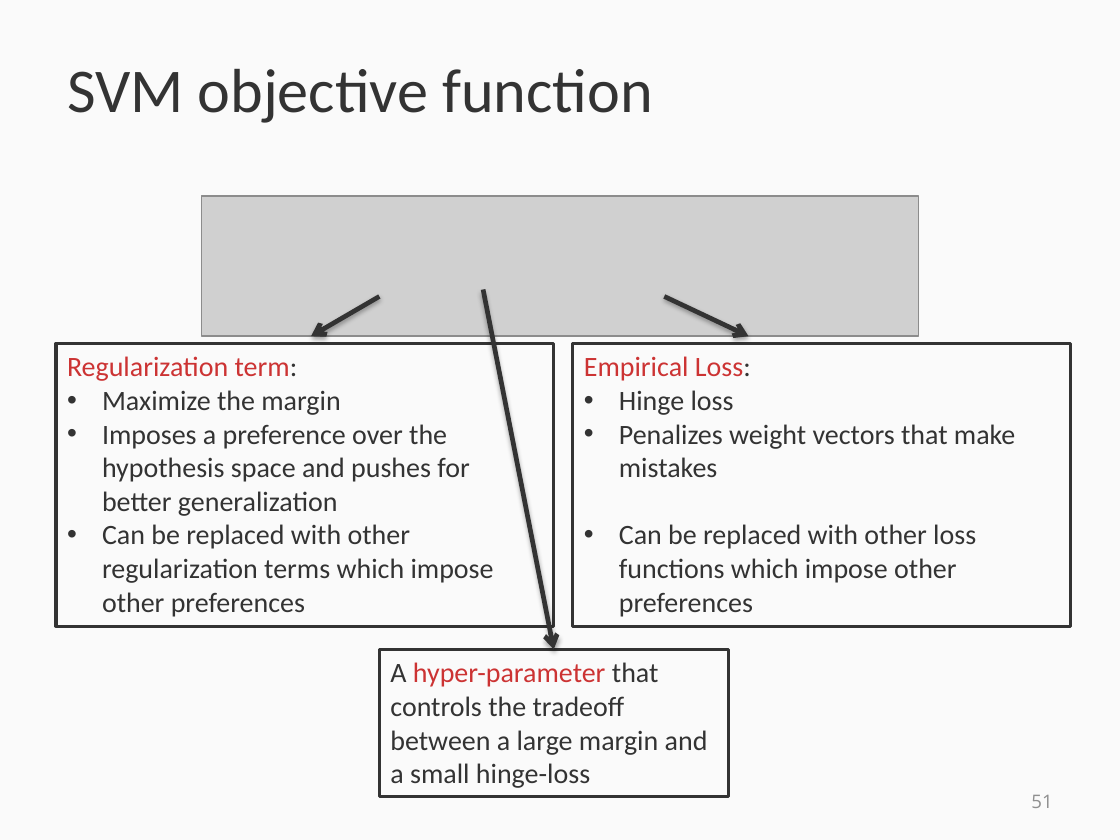
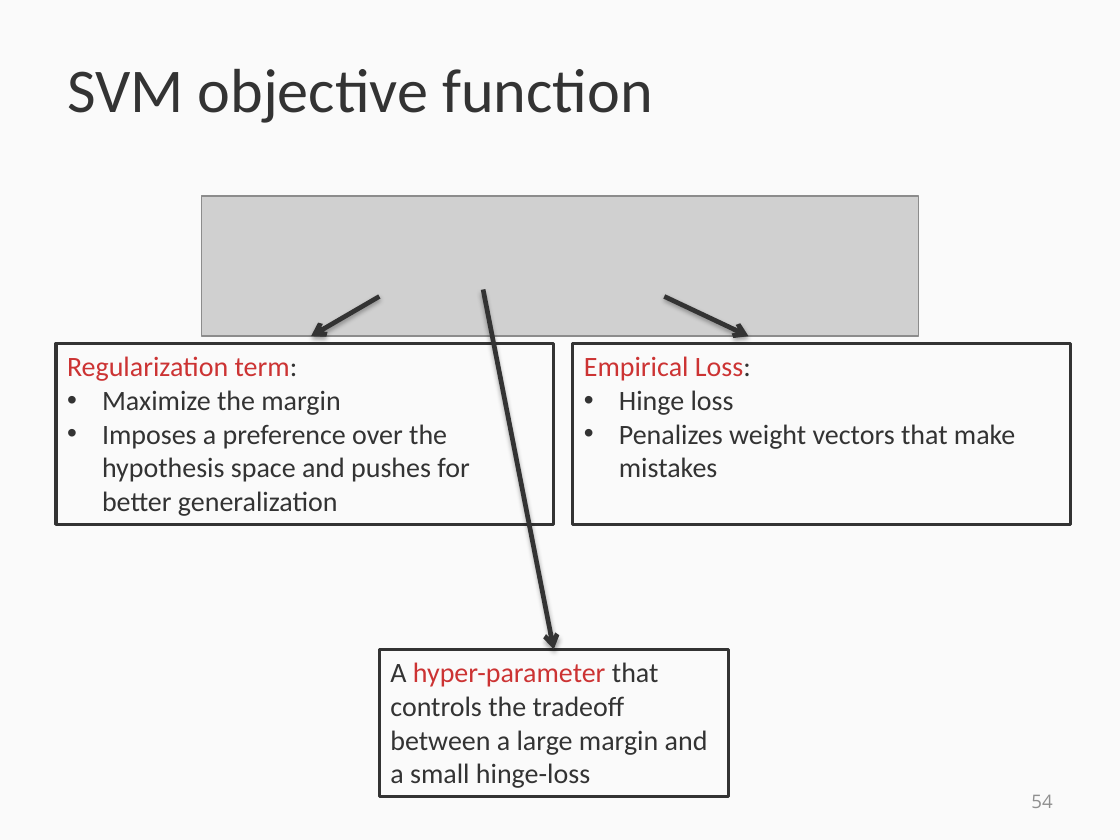
Before and after one commit to svivek/structured-prediction, a slide deck: slide 54 of slides/review/review.pptx (slide 51 before the commit). Drawn at 1120x840 pixels with LibreOffice and Linux fonts; fonts in the diff are those of the drawing; grey boxes stand for pictures. Boxes give left, top, right and bottom in pixels: in the first picture for what was removed or moved away, otherwise in the second. Text is boxed around its words. In the diff, an @@ line names an element or a change of style, - is before the commit and + after.

```diff
--- a/slides/review/review.pptx
+++ b/slides/review/review.pptx
@@ rectangle "Regularization term:": place and size @@
-rectangle "Regularization term:" at box(56, 344, 553, 626)
+rectangle "Regularization term:" at box(56, 344, 553, 525)
@@ rectangle "Empirical Loss:": place and size @@
-rectangle "Empirical Loss:" at box(572, 344, 1070, 626)
+rectangle "Empirical Loss:" at box(572, 344, 1070, 525)
@@ text in rectangle at box(102, 524, 494, 617): paragraph removed @@
-• Can be replaced with other regularization terms which impose other preferences
@@ text in rectangle at box(619, 524, 976, 617): paragraph removed @@
-• Can be replaced with other loss functions which impose other preferences
@@ page number at box(1031, 794, 1052, 808): text changed @@
-51
+54
```
Also in this commit, not shown: 21 other slides changed, 14 slides added, 17 slides removed, 3 other files.
